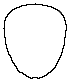
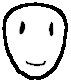
Comparing the layer stacks of the two 71 x 82 images. Changes:
painted on "a" over bbox(2, 2, 68, 80)
added layer "a #1" above "Pasted Layer" over bbox(4, 4, 67, 78)
